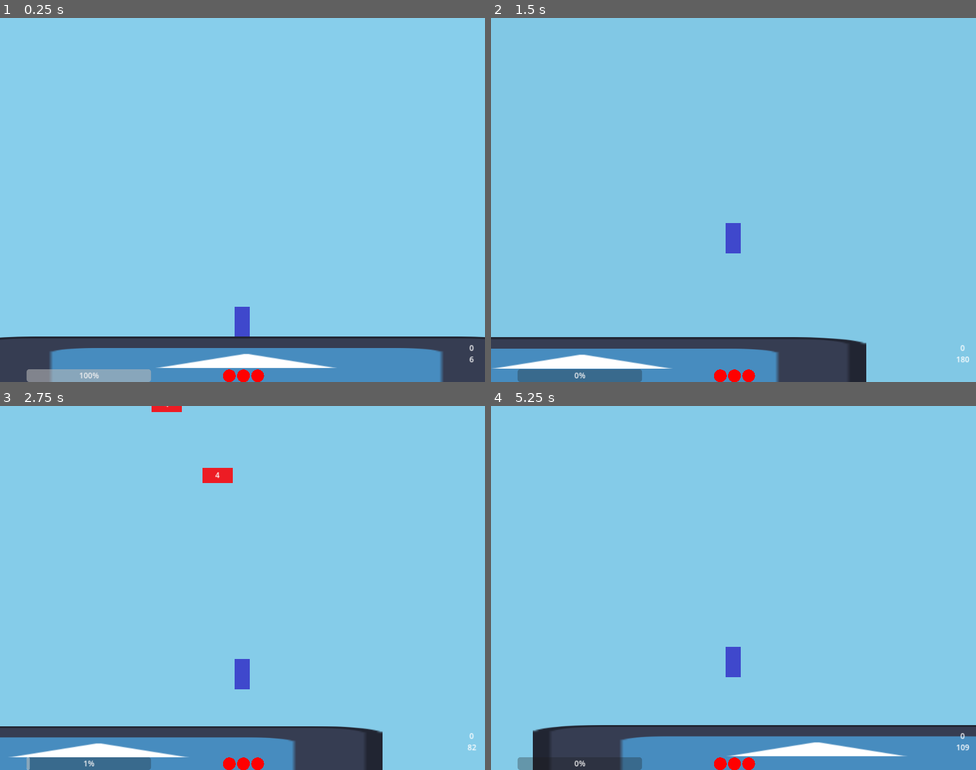
Above: before the commit, frames 1-4 (two rows, left to right).
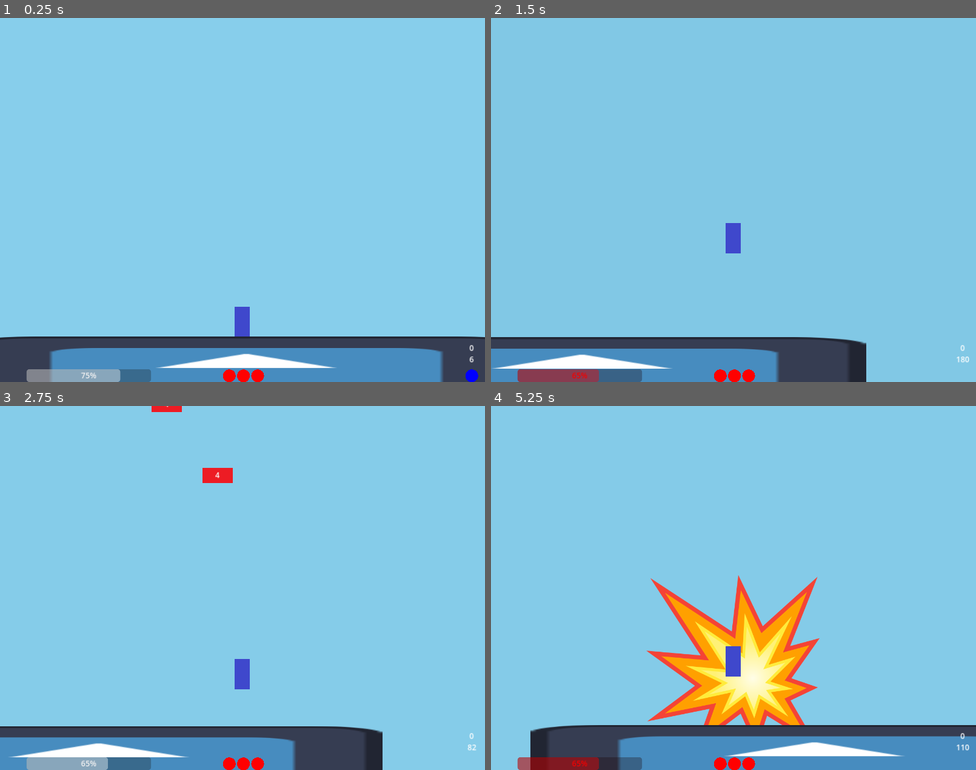
Above: after the commit, the same moments.

Repository: notMSB/bunk
Game: Godot game, scene res://scenes/game.tscn
The game is run twice, just before and just after one commit, with the same random seed, the same clock (stepped at 60 frames per second) and the same inputs. The engine's default icon, where the game draws it, is replaced by a stand-in: a white triangle on a blue panel in a dark square.
Inputs (mouse positions are in pixels of both pictures, inside the frame that each line leads up to):
- Up to frame 1 (0.25 s): no input
- Up to frame 2 (1.5 s): tap Enter at 0.5 s; move the mouse to (840, 181) at 0.52 s; hold Right (ui_right) from 0.53 s (still down); tap Shift (item, bound only after the commit) at 0.6 s; tap Space (jump) at 0.77, 0.8, 1.07, 1.35 s; move the mouse to (636, 218) at 1.27 s
- Up to frame 3 (2.75 s): tap Space (jump) at 1.52, 1.82, 2.3 s; tap Shift (item, bound only after the commit) at 1.55 s; move the mouse to (291, 507) at 2.02 s; release Right (ui_right) at 2.03 s; hold Left (ui_left) from 2.03 s (still down); tap Ctrl (misc) at 2.1 s
- Up to frame 4 (5.25 s): move the mouse to (709, 660) at 2.77 s; release Left (ui_left) at 2.78 s; hold Right (ui_right) 2.78-4.28 s; click (709, 660) at 2.85 s; tap Space (jump) at 3.02, 3.32, 3.77, 3.8, 4.07, 4.52, 4.82 s; tap Shift (item, bound only after the commit) at 3.05, 4.35, 5.1 s; move the mouse to (879, 642) at 3.52 s; tap Mouse wheel down (swap_down) at 3.6 s; move the mouse to (588, 533) at 4.27 s; hold Left (ui_left) 4.28-5.03 s; move the mouse to (757, 588) at 5.02 s; hold Right (ui_right) from 5.03 s (still down)

The runs differ from the first frame. In frame 1, 0.3% of the frame differs, in the area x 16-99%, y 96-100%; in frame 2, 0.6%; in frame 3, 0.6%; in frame 4, 8.8%, in the area x 5-99%, y 46-100%.

Commit message:
item spawns

Diff:
--- a/project.godot
+++ b/project.godot
@@ -66,7 +66,6 @@
 jump={
 "deadzone": 0.5,
 "events": [Object(InputEventKey,"resource_local_to_scene":false,"resource_name":"","device":-1,"window_id":0,"alt_pressed":false,"shift_pressed":false,"ctrl_pressed":false,"meta_pressed":false,"pressed":false,"keycode":0,"physical_keycode":32,"key_label":0,"unicode":32,"echo":false,"script":null)
-, Object(InputEventMouseButton,"resource_local_to_scene":false,"resource_name":"","device":-1,"window_id":0,"alt_pressed":false,"shift_pressed":false,"ctrl_pressed":false,"meta_pressed":false,"button_mask":0,"position":Vector2(0, 0),"global_position":Vector2(0, 0),"factor":1.0,"button_index":2,"canceled":false,"pressed":false,"double_click":false,"script":null)
 , Object(InputEventKey,"resource_local_to_scene":false,"resource_name":"","device":-1,"window_id":0,"alt_pressed":false,"shift_pressed":false,"ctrl_pressed":false,"meta_pressed":false,"pressed":false,"keycode":0,"physical_keycode":87,"key_label":0,"unicode":119,"echo":false,"script":null)
 ]
 }
@@ -87,6 +86,12 @@
 , Object(InputEventKey,"resource_local_to_scene":false,"resource_name":"","device":-1,"window_id":0,"alt_pressed":false,"shift_pressed":false,"ctrl_pressed":false,"meta_pressed":false,"pressed":false,"keycode":0,"physical_keycode":69,"key_label":0,"unicode":101,"echo":false,"script":null)
 ]
 }
+item={
+"deadzone": 0.5,
+"events": [Object(InputEventKey,"resource_local_to_scene":false,"resource_name":"","device":-1,"window_id":0,"alt_pressed":false,"shift_pressed":false,"ctrl_pressed":false,"meta_pressed":false,"pressed":false,"keycode":0,"physical_keycode":4194325,"key_label":0,"unicode":0,"echo":false,"script":null)
+, Object(InputEventMouseButton,"resource_local_to_scene":false,"resource_name":"","device":-1,"window_id":0,"alt_pressed":false,"shift_pressed":false,"ctrl_pressed":false,"meta_pressed":false,"button_mask":0,"position":Vector2(0, 0),"global_position":Vector2(0, 0),"factor":1.0,"button_index":2,"canceled":false,"pressed":false,"double_click":false,"script":null)
+]
+}
 
 [layer_names]
 
--- a/scenes/bullet.tscn
+++ b/scenes/bullet.tscn
@@ -11,14 +11,21 @@
 collision_mask = 35
 script = ExtResource("1_n2oi5")
 
-[node name="Sprite2D" type="Sprite2D" parent="."]
+[node name="Border" type="Sprite2D" parent="."]
 modulate = Color(0, 0, 0, 1)
 texture = ExtResource("1_1e0ew")
 
+[node name="Sprite2D" type="Sprite2D" parent="."]
+modulate = Color(0, 0, 0, 1)
+scale = Vector2(0.9, 0.9)
+texture = ExtResource("1_1e0ew")
+
 [node name="CollisionShape2D" type="CollisionShape2D" parent="."]
+visible = false
 shape = SubResource("RectangleShape2D_xhnio")
 
 [node name="VisibleOnScreenNotifier2D" type="VisibleOnScreenNotifier2D" parent="."]
+visible = false
 
 [connection signal="body_entered" from="." to="." method="_on_body_entered"]
 [connection signal="screen_exited" from="VisibleOnScreenNotifier2D" to="." method="_on_visible_on_screen_notifier_2d_screen_exited"]
--- a/scenes/clam.tscn
+++ b/scenes/clam.tscn
@@ -21,7 +21,7 @@
 motion_mode = 1
 wall_min_slide_angle = 0.0
 script = ExtResource("1_bq47u")
-health = 8
+health = 9
 
 [node name="Sprites" type="Node2D" parent="."]
 
--- a/scenes/game.tscn
+++ b/scenes/game.tscn
@@ -10,6 +10,7 @@
 [ext_resource type="PackedScene" uid="uid://c5d10buygwl2h" path="res://scenes/shrimp.tscn" id="5_bbasy"]
 [ext_resource type="PackedScene" uid="uid://cvfppjfmmea6a" path="res://scenes/clam.tscn" id="6_3daw6"]
 [ext_resource type="PackedScene" uid="uid://duyont48u7aox" path="res://scenes/swarmer.tscn" id="7_6cpvj"]
+[ext_resource type="PackedScene" uid="uid://clrlxmijdtec1" path="res://scenes/item_platform.tscn" id="8_abx8m"]
 
 [sub_resource type="RectangleShape2D" id="RectangleShape2D_8oyl6"]
 size = Vector2(1200, 95)
@@ -43,7 +44,6 @@
 texture = ExtResource("1_56y1r")
 
 [node name="Consumable" type="Node2D" parent="UI"]
-visible = false
 position = Vector2(-136, 0)
 
 [node name="1" type="Sprite2D" parent="UI/Consumable"]
@@ -76,7 +76,7 @@
 offset_top = 621.0
 offset_right = 319.0
 offset_bottom = 648.0
-value = 100.0
+value = 75.0
 
 [node name="BackgroundLayer" type="CanvasLayer" parent="."]
 layer = -5
@@ -94,6 +94,7 @@
 Shrimp = ExtResource("5_bbasy")
 Clam = ExtResource("6_3daw6")
 Swarmer = ExtResource("7_6cpvj")
+ItemPlatform = ExtResource("8_abx8m")
 
 [node name="Player" parent="." instance=ExtResource("1_5bqmq")]
 position = Vector2(587, 586)
--- /dev/null
+++ b/scenes/item_platform.tscn
@@ -0,0 +1,51 @@
+[gd_scene load_steps=8 format=3 uid="uid://clrlxmijdtec1"]
+
+[ext_resource type="Script" path="res://scripts/platform.gd" id="1_n3aeh"]
+[ext_resource type="Texture2D" uid="uid://dgrh82s6htqey" path="res://assets/sprites/platform.png" id="2_xanuc"]
+[ext_resource type="Texture2D" uid="uid://d0o0ikjhm0e1f" path="res://assets/sprites/fuel.png" id="3_swtn5"]
+[ext_resource type="Script" path="res://scripts/pickup.gd" id="3_yuy7l"]
+[ext_resource type="Texture2D" uid="uid://cqs150rvatyft" path="res://assets/sprites/circle.png" id="4_683hq"]
+
+[sub_resource type="RectangleShape2D" id="RectangleShape2D_00e5b"]
+size = Vector2(96, 31)
+
+[sub_resource type="CircleShape2D" id="CircleShape2D_3gdph"]
+radius = 27.0
+
+[node name="ItemPlatform" type="CharacterBody2D"]
+collision_layer = 48
+collision_mask = 0
+script = ExtResource("1_n3aeh")
+
+[node name="Sprite2D" type="Sprite2D" parent="."]
+position = Vector2(136, 0)
+scale = Vector2(1.5, 1)
+texture = ExtResource("2_xanuc")
+
+[node name="Shape" type="CollisionShape2D" parent="."]
+position = Vector2(136, 0.5)
+shape = SubResource("RectangleShape2D_00e5b")
+one_way_collision = true
+one_way_collision_margin = 2.3
+
+[node name="Pickup" type="Area2D" parent="."]
+position = Vector2(0, -1)
+collision_layer = 16
+script = ExtResource("3_yuy7l")
+
+[node name="PickupSprite" type="Sprite2D" parent="Pickup"]
+position = Vector2(137, -42)
+scale = Vector2(0.35, 0.35)
+texture = ExtResource("3_swtn5")
+
+[node name="CircleSprite" type="Sprite2D" parent="Pickup"]
+modulate = Color(0.941176, 0.729412, 0, 0.698039)
+position = Vector2(137, -42)
+scale = Vector2(0.1, 0.1)
+texture = ExtResource("4_683hq")
+
+[node name="CollisionShape2D" type="CollisionShape2D" parent="Pickup"]
+position = Vector2(137, -42)
+shape = SubResource("CircleShape2D_3gdph")
+
+[connection signal="body_entered" from="Pickup" to="Pickup" method="_on_body_entered"]
--- a/scenes/player.tscn
+++ b/scenes/player.tscn
@@ -6,6 +6,8 @@
 [ext_resource type="PackedScene" uid="uid://cd5egnil261mn" path="res://scenes/basic_gun.tscn" id="3_dpfgx"]
 [ext_resource type="PackedScene" uid="uid://c8mcymji32hy6" path="res://scenes/rocket_launcher.tscn" id="5_41iu5"]
 [ext_resource type="PackedScene" uid="uid://c1cujh6mkr13u" path="res://scenes/shotgun.tscn" id="6_g4ar1"]
+[ext_resource type="Script" path="res://scripts/grenade.gd" id="7_bquw6"]
+[ext_resource type="PackedScene" uid="uid://dwboudnyjtnrq" path="res://scenes/explosion.tscn" id="8_2i5iv"]
 
 [sub_resource type="RectangleShape2D" id="RectangleShape2D_pwljv"]
 size = Vector2(32, 64)
@@ -37,3 +39,9 @@
 [node name="shotgun" parent="Weapon" instance=ExtResource("6_g4ar1")]
 
 [node name="Projectiles" type="Node" parent="."]
+
+[node name="Item" type="Node2D" parent="."]
+
+[node name="grenade" type="Node2D" parent="Item"]
+script = ExtResource("7_bquw6")
+Explosion = ExtResource("8_2i5iv")
--- a/scripts/enemy.gd
+++ b/scripts/enemy.gd
@@ -34,7 +34,7 @@
 		boostTimer = BOOST_DEFAULT
 		velocity.y = DEFAULT_VELOCITY
 
-func setup(p, cam):
+func setup(cam, p):
 	camera = cam
 	$AI.setup(p)
 
--- a/scripts/explosion.gd
+++ b/scripts/explosion.gd
@@ -2,7 +2,7 @@
 
 const MAXLIFETIME = 0.2
 var lifetime = MAXLIFETIME
-var damage
+var damage : int
 var hitBody
 
 func _process(delta):
@@ -16,6 +16,6 @@
 func _on_body_entered(body):
 	if body.collision_layer != 1: #ignore player, delete on everything else
 		if body.health > 0: body.take_damage(damage)
-	else:
+	elif hitBody != null:
 		if (body.currentPlatform != null and hitBody == body.currentPlatform) or (body.is_on_floor() and hitBody.name == "Floor"): #the starting floor needs its own case
 			body.launch(position)
--- /dev/null
+++ b/scripts/grenade.gd
@@ -0,0 +1,10 @@
+extends Node2D
+
+@export var Explosion : PackedScene
+
+func use():
+	var boom = Explosion.instantiate()
+	add_child(boom)
+	boom.scale = Vector2(2.5,2.5)
+	boom.position = position
+	boom.setup(10, null)
--- /dev/null
+++ b/scripts/pickup.gd
@@ -0,0 +1,40 @@
+extends Area2D
+
+enum d {fuel, health, grenade}
+
+var player : CharacterBody2D
+
+var dIndex : int
+
+func setup(p):
+	player = p
+	var healthWeight := 0
+	var fuelWeight := 1
+	var grenadeWeight := 0
+	if player.health == 1: healthWeight = 100
+	elif player.health == 2: healthWeight = 60
+	if player.fuel < 10: fuelWeight = 100
+	elif player.fuel < 50: fuelWeight = 60
+	elif player.fuel < 75: fuelWeight = 40
+	elif player.fuel < 100: fuelWeight = 10
+	if player.hasItem == false: grenadeWeight = 60
+	var rando = randi() % (healthWeight + fuelWeight + grenadeWeight)
+	rando -= healthWeight
+	if rando < 0:
+		dIndex = d.health
+		$PickupSprite.texture = preload("res://assets/sprites/health.png")
+		return
+	rando -= fuelWeight
+	if rando < 0:
+		dIndex = d.fuel
+		$PickupSprite.texture = preload("res://assets/sprites/fuel.png")
+		return
+	dIndex = d.grenade
+	$PickupSprite.texture = preload("res://assets/sprites/grenade.png")
+
+func _on_body_entered(_body):
+	match dIndex:
+		d.fuel: player.change_fuel(20)
+		d.health: player.heal(1)
+		d.grenade: player.change_item(true)
+	queue_free()
--- a/scripts/platform.gd
+++ b/scripts/platform.gd
@@ -26,8 +26,11 @@
 		boostTimer = BOOST_DEFAULT
 		velocity.y = DEFAULT_VELOCITY
 
-func setup(cam):
+func setup(cam, player = null):
 	camera = cam
+	velocity.y = DEFAULT_VELOCITY
+	if player != null:
+		get_node("Pickup").setup(player)
 
 func boost(value):
 	boostTimerSet = true
--- a/scripts/player.gd
+++ b/scripts/player.gd
@@ -19,8 +19,13 @@
 const BASE_KNOCKBACK = 700 #for when the player takes damage
 
 const MAX_FUEL := 100
-const FUEL_THRESHOLD := 50
-var fuel := MAX_FUEL
+const FUEL_THRESHOLD := 5
+var fuel := MAX_FUEL * .75
+
+const AIR_JUMPS := 2
+var currentAirJumps := 0
+
+var hasItem := true
 
 var jumping := false
 
@@ -48,9 +53,8 @@
 	else:
 		currentCoyote = COYOTE_TIME
 		set_platform() #Set a platform which descends when jumping off
-		if fuel < MAX_FUEL:
-			fuel += 1
-			UI.set_fuel(fuel)
+		currentAirJumps = 0
+		UI.set_fuel(fuel, FUEL_THRESHOLD, currentAirJumps, AIR_JUMPS)
 	if Input.is_action_just_pressed("swap_up"):
 		weaponIndex -= 1
 		if weaponIndex < 0: weaponIndex = $Weapon.get_child_count()-1
@@ -87,6 +91,9 @@
 		shot.fire(get_global_mouse_position(), global_position, $Weapon.get_child(weaponIndex).DAMAGE)
 		weaponCooldown = $Weapon.get_child(weaponIndex).COOLDOWN
 	if Input.is_action_just_pressed("misc"): Global.oneshot = !Global.oneshot
+	if Input.is_action_just_pressed("item") and hasItem:
+		$Item.get_child(0).use()
+		change_item(false)
 	if invulnerable:
 		currentInvuln -= delta
 		if currentInvuln <= 0:
@@ -99,7 +106,7 @@
 		#print(get_slide_collision(i).get_collider().name)
 		var col = get_slide_collision(i).get_collider()
 		if col != null:
-			if col.collision_layer == PLATFORM_LAYER:
+			if col.collision_layer == PLATFORM_LAYER or col.collision_layer == PLATFORM_LAYER * 3:
 				if col.get_class() == "CharacterBody2D": #todo: refactor this
 					currentPlatform = col
 				else: currentPlatform = col.get_parent()
@@ -112,19 +119,31 @@
 		change_velocity(JUMP_VELOCITY)
 		if currentPlatform != null: currentPlatform.boost(JUMP_VELOCITY)
 		jumping = true
-	elif fuel >= FUEL_THRESHOLD:
+	elif fuel >= FUEL_THRESHOLD and currentAirJumps < AIR_JUMPS:
+		currentAirJumps += 1
 		change_velocity(JUMP_VELOCITY/1.3)
 		velocity.x *= 1.4
-		fuel -= FUEL_THRESHOLD
-		UI.set_fuel(fuel)
+		change_fuel(-1 * FUEL_THRESHOLD)
 		jumping = true
+
+func change_item(change):
+	hasItem = change
+	UI.set_item(hasItem)
+
+func change_fuel(change):
+	fuel += change
+	UI.set_fuel(fuel, FUEL_THRESHOLD, currentAirJumps, AIR_JUMPS)
 
 func take_damage(goLeft, _damage = 0):
 	health -= 1
 	if health <= 0: die()
-	UI.update_health(health)
+	UI.update_health(health, false)
 	velocity.x = BASE_KNOCKBACK * -1 if goLeft else BASE_KNOCKBACK
 	set_invuln(true)
+
+func heal(amount):
+	health = min(health + amount, 3)
+	UI.update_health(health, true)
 
 func set_invuln(isInvuln):
 	collision_layer = 0 if isInvuln else 1
--- a/scripts/rocket.gd
+++ b/scripts/rocket.gd
@@ -3,7 +3,7 @@
 @export var Explosion : PackedScene
 
 var direction := Vector2()
-var speed := 500
+var speed := 750
 var damage : int
 
 func fire(goalPos, startPos, weaponDamage):
--- a/scripts/rocket_launcher.gd
+++ b/scripts/rocket_launcher.gd
@@ -3,4 +3,4 @@
 @export var Projectile : PackedScene
 
 const COOLDOWN = .35
-const DAMAGE = 8
+const DAMAGE = 10
--- a/scripts/spawner.gd
+++ b/scripts/spawner.gd
@@ -7,6 +7,8 @@
 @export var Shrimp : PackedScene
 @export var Clam : PackedScene
 @export var Swarmer : PackedScene
+
+@export var ItemPlatform: PackedScene
 
 const TOP_LIMIT := 600
 const BOTTOM_LIMIT := 200
@@ -20,6 +22,9 @@
 var timer := EARLY_TIMER
 
 var height : int
+
+var platformFrequency := 10
+var platSpawnCounter := 0
 
 var enemyScenes : Array
 var enemyOdds : Array
@@ -36,35 +41,51 @@
 		timer = TIMER_START if height >= 500 else EARLY_TIMER
 
 func check_height_table():
-	if height < 1000: enemyOdds = [4, 0, 0, 96]
-	elif height < 2500: enemyOdds = [6, 3, 8, 83]
-	elif height < 4000: enemyOdds = [8, 5, 10, 78]
-	elif height < 6500: enemyOdds = [10, 7, 18, 65]
-	else: enemyOdds = [12, 10, 25, 53]
+	if height < 1000:
+		enemyOdds = [4, 0, 0, 96]
+		platformFrequency = 10
+	elif height < 2500:
+		enemyOdds = [6, 3, 8, 83]
+		platformFrequency = 15
+	elif height < 4000:
+		enemyOdds = [8, 5, 10, 78]
+		platformFrequency = 20
+	elif height < 6500:
+		enemyOdds = [10, 7, 18, 65]
+		platformFrequency = 25
+	else:
+		enemyOdds = [12, 10, 25, 53]
+		platformFrequency = 30
 
 func spawn():
+	platSpawnCounter +=1
 	var xPos : float = CAMERA.get_screen_center_position().x + LEFT_LIMIT - randi() % (LEFT_LIMIT + RIGHT_LIMIT)
 	var yPos : float = CAMERA.get_screen_center_position().y - TOP_LIMIT + randi() % (TOP_LIMIT - BOTTOM_LIMIT)
 
-	var totalOdds := 0
-	for i in enemyOdds: totalOdds += i
+	var newSpawn : CharacterBody2D
 
-	var enemyRando := randi() % totalOdds
-	var newEnemy : CharacterBody2D
+	if platSpawnCounter >= platformFrequency:
+		newSpawn = ItemPlatform.instantiate()
+		platSpawnCounter = 0
+	else:
+		var totalOdds := 0
+		for i in enemyOdds: totalOdds += i
 
-	for i in enemyScenes.size():
-		enemyRando -= enemyOdds[i]
-		if enemyRando < 0:
-			newEnemy = enemyScenes[i].instantiate()
-			break
-	add_child(newEnemy)
+		var enemyRando := randi() % totalOdds
+
+		for i in enemyScenes.size():
+			enemyRando -= enemyOdds[i]
+			if enemyRando < 0:
+				newSpawn = enemyScenes[i].instantiate()
+				break
+	add_child(newSpawn)
 	var rando = randi() % 10
 	if rando == 0:
-		newEnemy.global_position = Vector2(CAMERA.get_screen_center_position().x - LEFT_LIMIT, yPos)
-		newEnemy.velocity.x = 100
+		newSpawn.global_position = Vector2(CAMERA.get_screen_center_position().x - LEFT_LIMIT, yPos)
+		newSpawn.velocity.x = 100
 	elif rando == 1:
-		newEnemy.global_position = Vector2(CAMERA.get_screen_center_position().x + RIGHT_LIMIT, yPos)
-		newEnemy.velocity.x = -100
+		newSpawn.global_position = Vector2(CAMERA.get_screen_center_position().x + RIGHT_LIMIT, yPos)
+		newSpawn.velocity.x = -100
 	else:
-		newEnemy.global_position = Vector2(xPos, CAMERA.get_screen_center_position().y - TOP_SPAWN)
-	newEnemy.setup(PLAYER, CAMERA)
+		newSpawn.global_position = Vector2(xPos, CAMERA.get_screen_center_position().y - TOP_SPAWN)
+	newSpawn.setup(CAMERA, PLAYER)
--- a/scripts/splitter.gd
+++ b/scripts/splitter.gd
@@ -2,9 +2,9 @@
 
 @export var Projectile : PackedScene
 
-const PROJECTILES := 7
+const PROJECTILES := 9
 
-var degs := 10.0
+var degs := 13.0
 var drift : float = degs/((PROJECTILES-1)/2.0)
 
 func fire(goalPos, startPos, weaponDamage):
--- a/scripts/ui_controller.gd
+++ b/scripts/ui_controller.gd
@@ -15,11 +15,18 @@
 func get_height() -> int:
 	return int($Height/Current.text)
 
-func set_fuel(value):
+func set_fuel(value, threshold, jumps, maxJumps):
 	$FuelBar.value = value
+	if value < threshold or jumps >= maxJumps: $FuelBar.modulate = Color(1,0,0,1)
+	elif jumps == maxJumps - 1: $FuelBar.modulate = Color(1,1,0,1)
+	else: $FuelBar.modulate = Color(1,1,1,1)
 
-func update_health(value):
-	$Health.get_child(value).visible = false
+func update_health(value, isHeal):
+	if isHeal: $Health.get_child(value-1).visible = true
+	else: $Health.get_child(value).visible = false
+
+func set_item(hasItem):
+	$Consumable.visible = hasItem
 
 func change_background():
 	var fadeVal : int = get_height() * 235 / 6500
Binary file added: assets/sprites/circle2.png
Not shown, added: assets/sprites/circle2.png.import
Binary file added: assets/sprites/fuel.png
Not shown, added: assets/sprites/fuel.png.import
Binary file added: assets/sprites/grenade.png
Not shown, added: assets/sprites/grenade.png.import
Binary file added: assets/sprites/health.png
Not shown, added: assets/sprites/health.png.import
Not shown: 1 places in scenes/game.tscn that only renumber resources
Not shown: 1 places in scenes/player.tscn that only renumber resources
